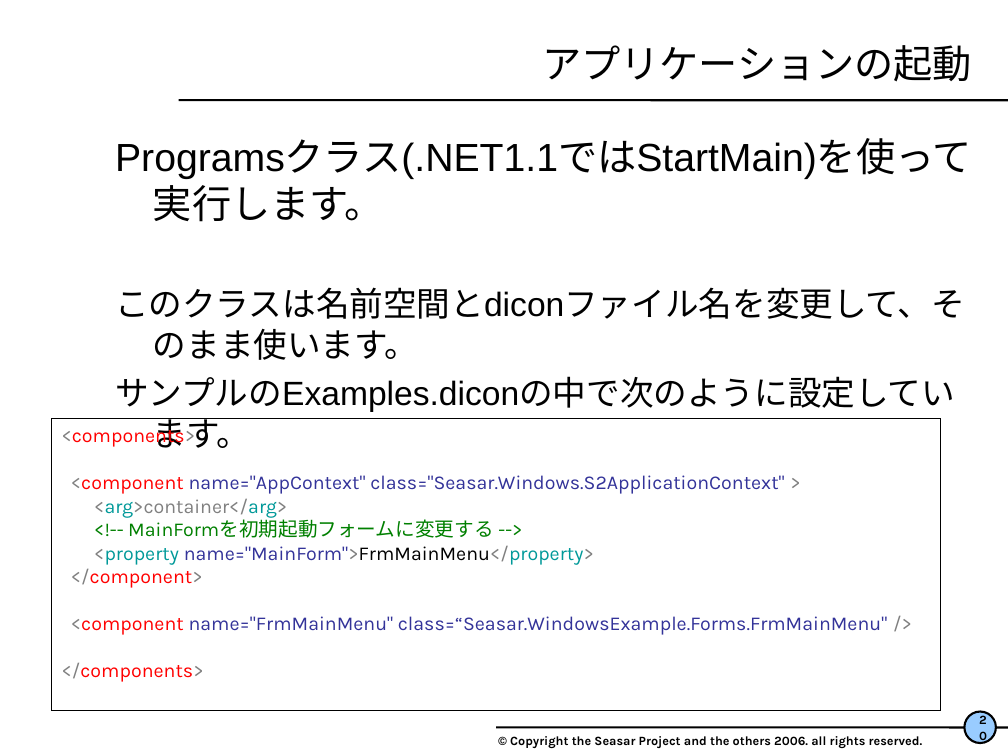
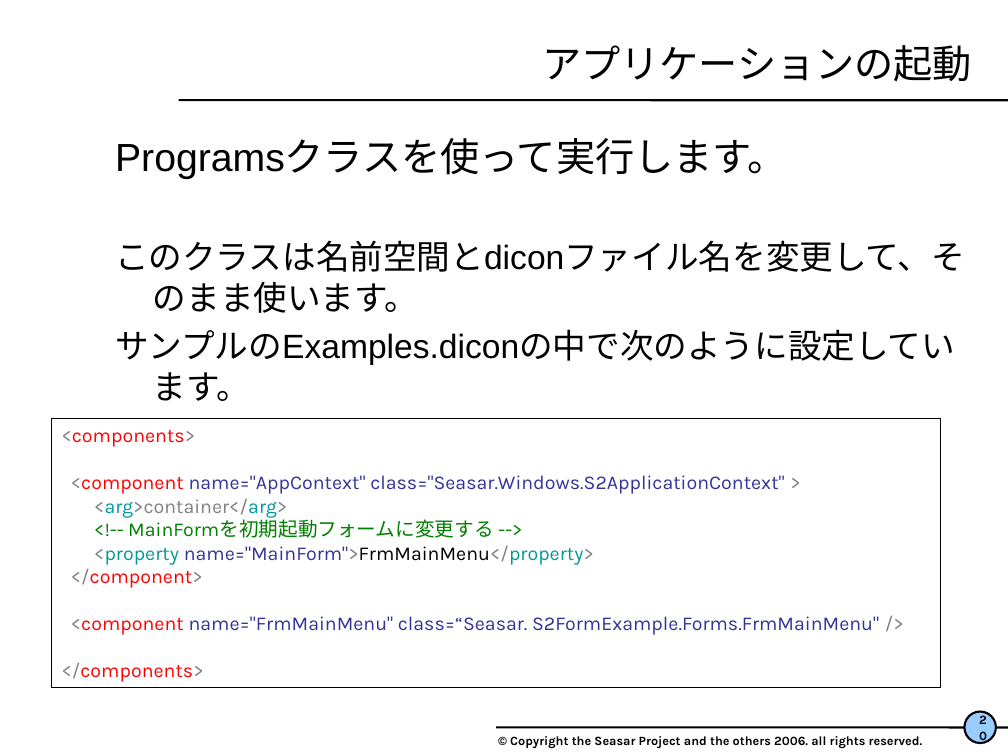
Before and after one commit to seasarorg/s2container.net, a slide deck: slide 20 of s2container.net-example/S2FormExample/WindowsFormサンプル解説.ppt. Drawn at 1008x756 pixels with LibreOffice and Linux fonts; fonts in the diff are those of the drawing; background and template pictures are left out. Boxes give left, top, right and bottom in pixels: in the first picture for what was removed or moved away, otherwise in the second. Text is boxed around its words. In the diff, an @@ line names an element or a change of style, - is before the commit and + after.

```diff
--- a/s2container.net-example/S2FormExample/WindowsFormサンプル解説.ppt
+++ b/s2container.net-example/S2FormExample/WindowsFormサンプル解説.ppt
@@ text at [115,140,787,179]: text changed @@
-Programsクラス(.NET1.1ではStartMain)を使って実行します。
+Programsクラスを使って実行します。
@@ rectangle "<components>": place and size @@
-rectangle "<components>" at [51,417,940,710]
+rectangle "<components>" at [51,417,940,686]
@@ text in rectangle at [71,616,879,635]: text changed @@
-<component name="FrmMainMenu" class=“Seasar.WindowsExample.Forms.FrmMainMenu" />
+<component name="FrmMainMenu" class=“Seasar. S2FormExample.Forms.FrmMainMenu" />
```
Also in this commit, not shown: 14 other slides changed, 2 slides added.
